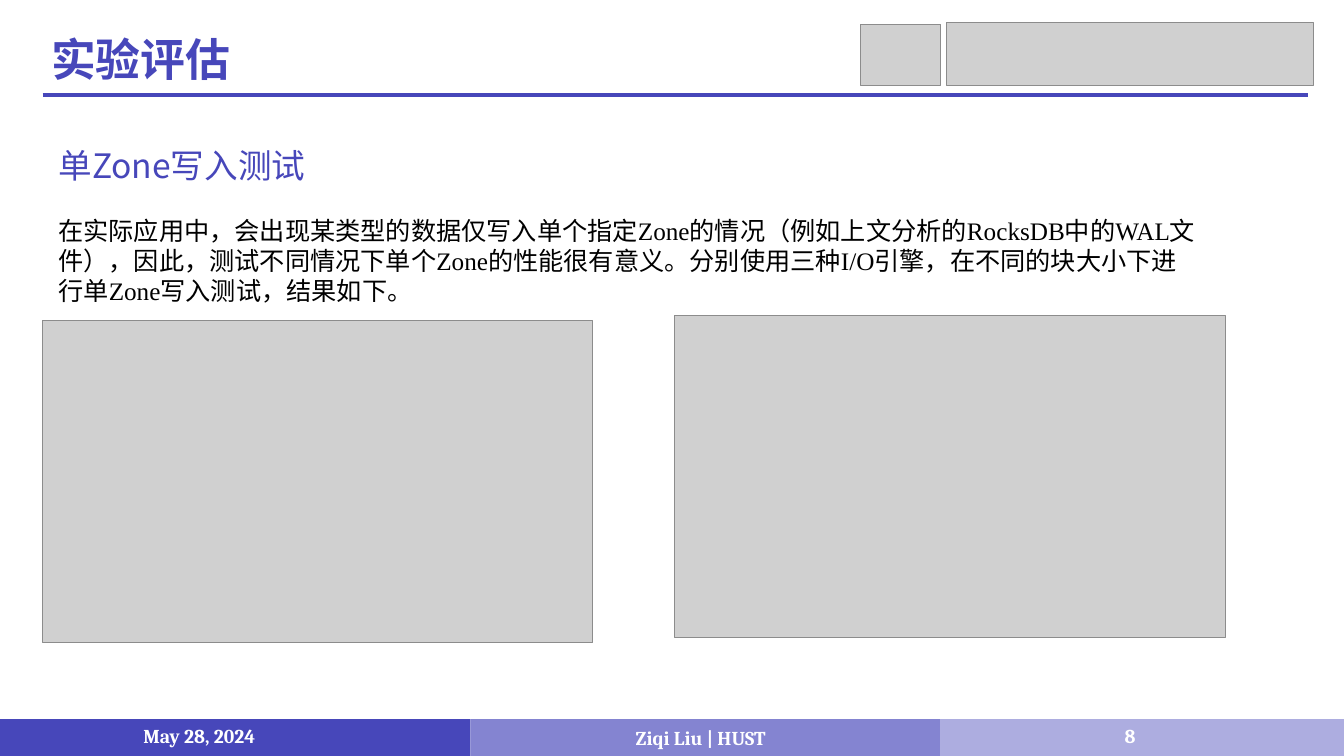
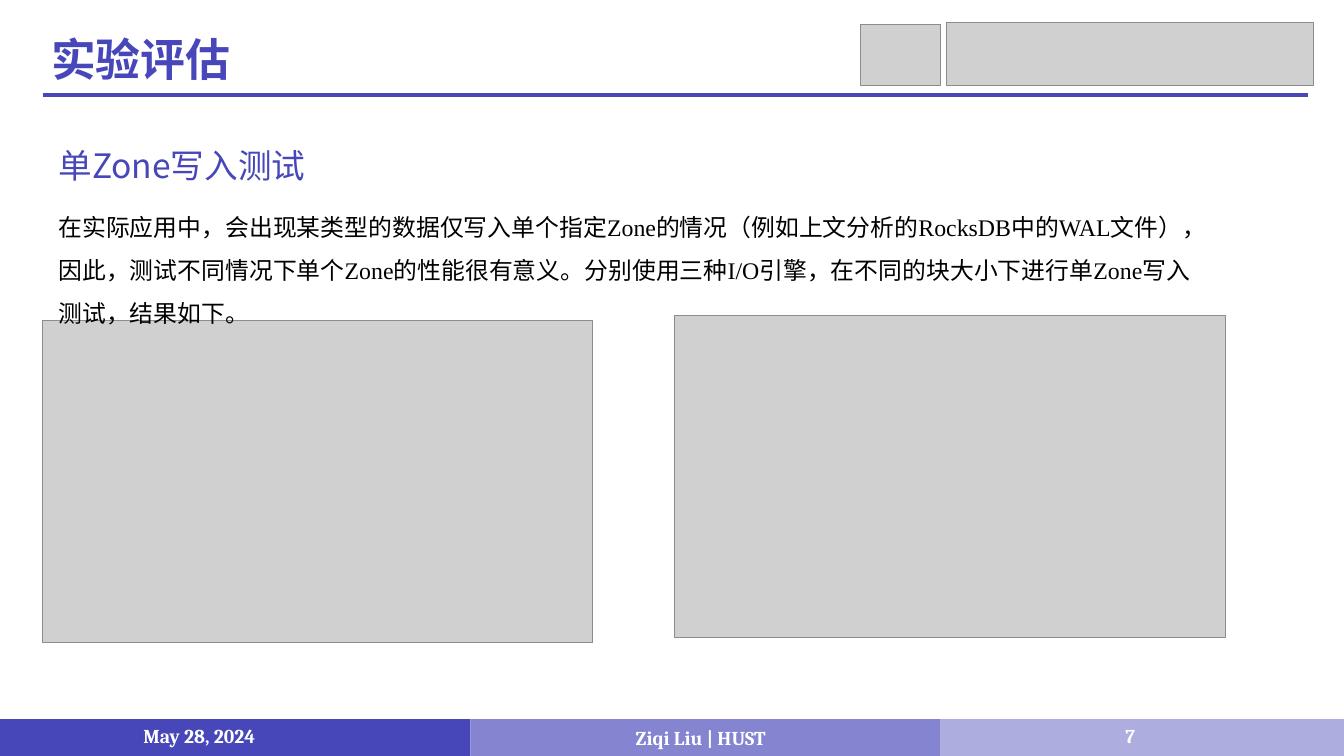
Before and after one commit to LiuziqiOvO/md, a slide deck: slide 7 of 毕设/毕设答辩.pptx (slide 8 before the commit). Drawn at 1344x756 pixels with LibreOffice and Linux fonts; fonts in the diff are those of the drawing; grey boxes stand for pictures. Boxes give left, top, right and bottom in pixels: in the first picture for what was removed or moved away, otherwise in the second. Text is boxed around its words. In the diff, an @@ line names an element or a change of style, - is before the commit and + after.

```diff
--- a/毕设/毕设答辩.pptx
+++ b/毕设/毕设答辩.pptx
@@ text "在实际应用中，会出现某类型的数据仅写入单个指定Zone的情况（例如上文分析的RocksDB中的WAL文件），因此，测试不 ..." at (x1=58, y1=215, x2=1206, y2=327): size 18 to 17 pt; line spacing 1 to 1.5 @@
@@ page number at (x1=1125, y1=730, x2=1135, y2=743): text changed @@
-8
+7
```
Also in this commit, not shown: 8 other slides changed, 2 other files.
